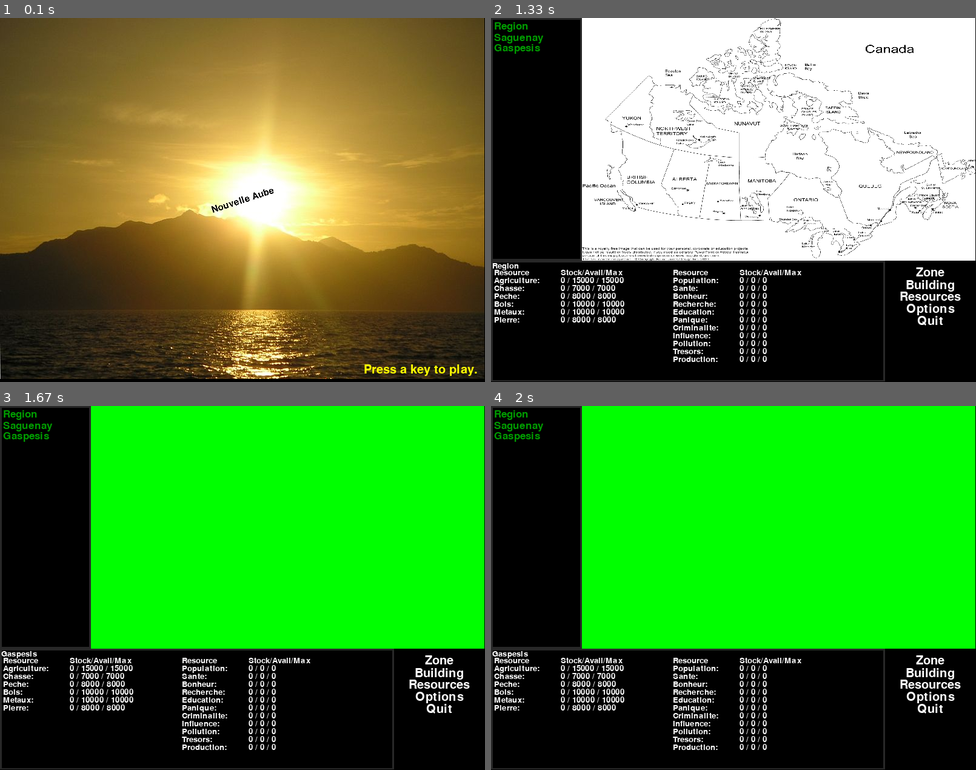
Above: before the commit, frames 1-4 (two rows, left to right).
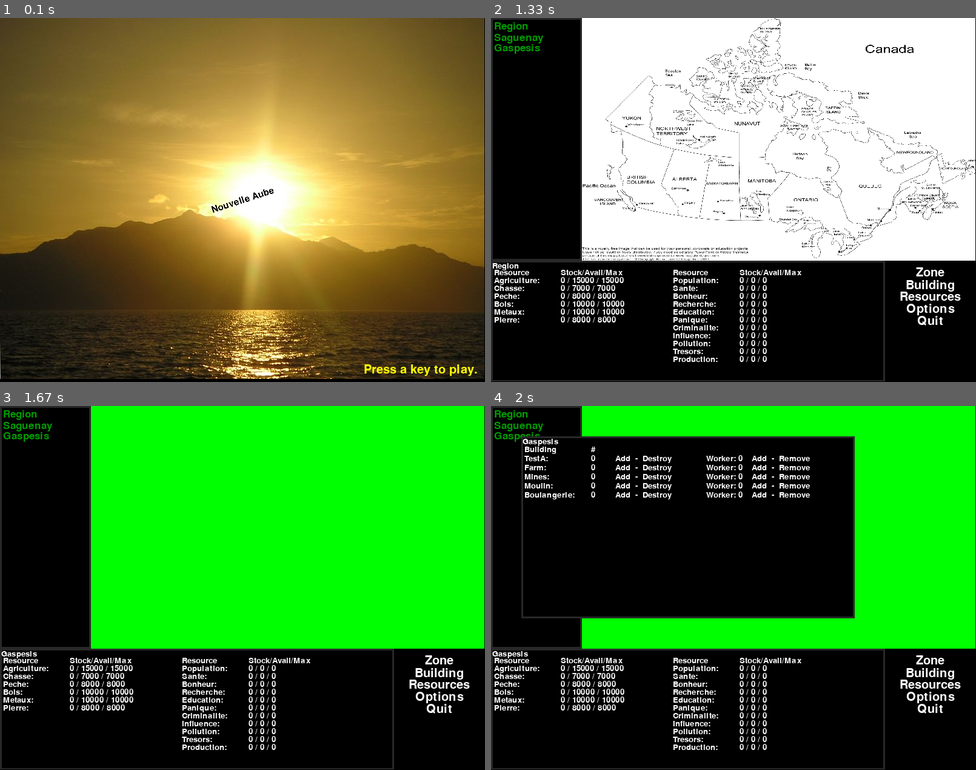
Above: after the commit, the same moments.

Repository: JeanGuilmette/NouvelleAube
Game: pygame game, started from src/Start.py
Same seed, same stepped clock (60 frames per second), same inputs: the game is played once before the commit and once after it.
Inputs (mouse positions are in pixels of both pictures, inside the frame that each line leads up to):
- Up to frame 1 (0.1 s): no input
- Up to frame 2 (1.33 s): click (733, 200) at 0.4 s; click "Start" at 0.73 s; click "Building" at 1.07 s
- Up to frame 3 (1.67 s): click (24, 435) at 1.38 s
- Up to frame 4 (2 s): click "Building" at 1.72 s

Frames 1-3 are identical in both runs. In frame 4, 29% of the frame differs, in the area x 6-75%, y 8-59%.

Commit message:
Integrate production of building  with Island class

Diff:
--- /dev/null
+++ b/src/BuildMenu.py
@@ -0,0 +1,139 @@
+from time import sleep
+__author__ = 'SJS'
+
+import pygame
+from defines import COLORS, FPS
+import Building
+
+
+class BuildMenu(object):
+
+    def __init__(self, display, zone, pos):
+        self.fpsClock = pygame.time.Clock()         # Timer to calculate time elapsed by turn
+        # Windows characteristic
+        self.bgColor = COLORS.BLACK
+        self.font = pygame.font.SysFont(None, 20)
+        self.fontColor = COLORS.WHITE
+        self.borderColor = COLORS.DARKGRAY
+
+        self.menuSurface = pygame.Surface( (pos[2], pos[3]) )
+        self.screen = display
+        self.menuPos = pos
+        self.menuCoord = [0, 0, pos[2], pos[3]]
+
+        self.quitFlag = False
+
+        # Build menu display
+        self.items = []
+        height = 15
+        posX = 0
+        for index, item in enumerate(Building.buildingDef):
+            posY = (index * height) + (height *2)
+            self.items.append([item, height, (posX, posY)])
+
+
+
+    def Draw(self, zone):
+        # Now re-open the window to display everything
+        #self.screen = pygame.rect.Rect(self.menuPos[0], self.menuPos[1], self.menuPos[2], self.menuPos[3])
+
+        # Show Zone name
+        pygame.draw.rect(self.menuSurface, self.bgColor, self.menuCoord, 0)
+        pygame.draw.rect(self.menuSurface, self.borderColor, self.menuCoord, 3)
+        # Zone name
+        label = self.font.render(zone.name, 1, self.fontColor)
+        self.menuSurface.blit(label, (2, 2))
+
+        # Display resource first columns
+        self.CreateColumsText(zone, 5)
+
+        self.screen.blit(self.menuSurface, (self.menuPos[0], self.menuPos[1]) )
+        pygame.display.flip()
+
+    def CreateColumsText(self, zone, posX):
+        label = self.font.render("Building", 1, self.fontColor)
+        height = label.get_rect().height
+        posY = height
+        self.menuSurface.blit(label, (posX, posY))
+
+        label = self.font.render("#", 1, self.fontColor)
+        self.menuSurface.blit(label, (posX+110, posY))
+
+        for index, nameBuilding in enumerate(Building.buildingDef):
+            resString = ("%s:" % (nameBuilding))
+            label = self.font.render(resString, 1, self.fontColor)
+            posY = (index * height) + (height *2)
+            self.menuSurface.blit(label, (posX, posY))
+
+            stock = zone.batiments[nameBuilding].numberBuilding
+            worker = zone.batiments[nameBuilding].worker
+
+            resString = ("%d" % (stock))
+            label = self.font.render(resString, 1, self.fontColor)
+            self.menuSurface.blit(label, (posX+110, posY))
+
+            resString = "Add  -  Destroy"
+            label = self.font.render(resString, 1, self.fontColor)
+            self.menuSurface.blit(label, (posX+150, posY))
+
+            resString = ("Worker: %d" % (worker))
+            label = self.font.render(resString, 1, self.fontColor)
+            self.menuSurface.blit(label, (posX+300, posY))
+
+            resString = "Add  -  Remove"
+            label = self.font.render(resString, 1, self.fontColor)
+            self.menuSurface.blit(label, (posX+375, posY))
+
+#             self.items[index] = [nameBuilding, height, (posX, posY)]
+
+    def validSelectedMenu(self, event):
+        # Read location and which buttons are down...
+        buttonPressed = event.dict["button"]
+        posX = event.dict["pos"][0] - self.menuPos[0]
+        posY = event.dict["pos"][1] - self.menuPos[1]
+
+        # First: Check Menus. Menus trump all.
+        for name, height, (posx, posy) in self.items:
+            if( (posY > posy) and (posY < (posy+height))):
+                if( (posX > 150) and (posX < 200) ):
+                    return name, "add"
+                if( (posX > 200) and (posX < 300) ):
+                    return name,"remove"
+                if( (posX > 375) and (posX < 425) ):
+                    return name, "worker add"
+                if( (posX > 475) and (posX < 525) ):
+                    return name,"worker remove"
+        return "none", "none"
+
+
+    def ValidPlayerInput(self, zone):
+        for event in pygame.event.get():
+            if event.type == pygame.QUIT:
+                self.quitFlag = True
+            else:
+                if event.type == pygame.MOUSEBUTTONDOWN:
+                    # First check the button of the build menu
+                    (building, action) = self.validSelectedMenu(event)
+                    if(building.lower() != "none"):
+                        print("Building windows action: %s" % (building))
+                        if(building.lower() == "quit"):
+                            self.quitFlag = True
+                        elif(action.lower() == "add"):
+                            print("construct building")
+                            zone.AddBuilding(building, (10,340))
+                        elif(action.lower() == "remove"):
+                            print("remove building")
+                            zone.RemoveBuilding(building)
+                        elif(action.lower() == "worker add"):
+                            print("add worker")
+                            zone.batiments[building].AddWorker()
+                        elif(action.lower() == "worker remove"):
+                            print("remove building")
+                            zone.batiments[building].RemoveWorker()
+
+    def Run(self, zone):
+        self.quitFlag = False
+        while(self.quitFlag is False):
+            self.fpsClock.tick(FPS)
+            self.Draw(zone)
+            self.ValidPlayerInput(zone)
--- a/src/Building.py
+++ b/src/Building.py
@@ -15,6 +15,7 @@
         self.image = buildingDef[name]["imgName"]        # Filename of image to represent building on map (on zoom information?)
         self.resType = buildingDef[name]["resType"]      #
         self.position = pos                              # Position of building on map (zone)
+        self.numberBuilding = 0                          # Number of building constructed in zone
         self.worker = 0                                  # Current number of worker affected to building
         self.workerMax = buildingDef[name]["workerMax"]  # Maximum number of worker that could work in this building
         self.secteur = buildingDef[name]["secteur"]      # Activity sector of the building
@@ -39,5 +40,23 @@
         return True if (self.worker > 0) else False
 
     def AssignWorker(self, nbrWorker):
-        self.worker = (self.worker + nbrWorker) if( (self.worker + nbrWorker) <= self.workerMax) else self.workerMax
+        limitMaxWorker = (self.workerMax * self.numberBuilding)
+        self.worker = (self.worker + nbrWorker) if( (self.worker + nbrWorker) <= limitMaxWorker ) else limitMaxWorker
         self.worker = self.worker if (self.worker >= 0) else 0
+
+    def Add(self, pos):
+        self.numberBuilding = self.numberBuilding + 1
+
+    def Remove(self):
+        self.numberBuilding = self.numberBuilding - 1
+        self.numberBuilding = self.numberBuilding if (self.numberBuilding >= 0) else 0
+        self.AssignWorker(0)
+
+    def AddWorker(self):
+        val = self.worker + 1
+        limitMaxWorker = self.workerMax * self.numberBuilding
+        self.worker = val if( val <= limitMaxWorker ) else limitMaxWorker
+
+    def RemoveWorker(self):
+        self.worker = self.worker - 1
+        self.worker = self.worker if (self.worker >= 0) else 0
--- a/src/EnjeuxSurvie.py
+++ b/src/EnjeuxSurvie.py
@@ -11,7 +11,8 @@
 import MapDisplay
 import yaml
 import Island
-
+import BuildMenu
+from time import sleep
 from defines import COLORS, FPS
 # from zone import ZoneModifier, Secteur
 
@@ -45,12 +46,15 @@
     def CreateAllMenu(self):
         # create build menu
         menu_items = ('Zone', 'Building', 'Resources', 'Options', 'Quit')
-        self.buildMenu = DockingMenu.DockingMenu(self.display.GetScreen(), menu_items, [650, 400, 150, 200])
+        self.buildMenu = DockingMenu.DockingMenu(self.GetMainWindow(), menu_items, [650, 400, 150, 200])
 
         # Create zone menu
-        self.zoneMenu = ZoneDisplay.ZoneDisplay(self.display.GetScreen(), self.island.secteur, [0, 0, 150, 400])
-        self.resourceMenu = ZoneStatusDisplay.ZoneStatusDisplay(self.display.GetScreen(), self.island.GetActiveZone(), [0, 400, 650, 200])
-        self.mapDisplay = MapDisplay.MapDisplay(self.display.GetScreen(), self.island.GetActiveZone(), [150, 0, 650, 400])
+        self.zoneMenu = ZoneDisplay.ZoneDisplay(self.GetMainWindow(), self.island.secteur, [0, 0, 150, 400])
+        self.resourceMenu = ZoneStatusDisplay.ZoneStatusDisplay(self.GetMainWindow(), self.island.GetActiveZone(), [0, 400, 650, 200])
+        self.mapDisplay = MapDisplay.MapDisplay(self.GetMainWindow(), self.island.GetActiveZone(), [150, 0, 650, 400])
+
+        # Create build menu
+        self.buildChoiceMenu = BuildMenu.BuildMenu(self.GetMainWindow(), self.island.GetActiveZone(), [50, 50, 550, 300])
 
     def DrawWorld(self):
         if (self.display.GetScreen() is not None):
@@ -78,7 +82,12 @@
                         print("Build menu action: %s" % (action))
                         if(action.lower() == "quit"):
                             self.quitFlag = True
-                        continue
+                        elif(action.lower() == "building"):
+                        	if(self.island.GetActiveZone().name.lower() != "region"):
+	                            print("Show building construction menu")
+	                            # Now re-open the window to display everything
+	                            self.display.SetWindow(0, 0, self.display.GetScreenWidth(), self.display.GetScreenHeight())
+	                            self.buildChoiceMenu.Run(self.island.GetActiveZone())
                     # If no button pressed, check for button in ZoneMenu
                     zone = self.zoneMenu.validSelectedMenu(event)
                     if(zone.lower() != "none"):
--- a/src/Island.py
+++ b/src/Island.py
@@ -52,6 +52,9 @@
                 popMax += self.secteur[zone].GetMaxPopulation()
         return popMax
 
+    def AddBuilding(self, zoneName, buildingName, pos):
+        self.secteur[zoneName].AddBuilding(buildingName, pos)
+
     def UpdateProd(self):
         for zone in self.secteur:
             if(zone != "Region"):
--- a/src/zone.py
+++ b/src/zone.py
@@ -46,12 +46,19 @@
 
         self.ConstructResourcesList(resList)
 
+        for buildingType in Building.buildingDef:
+            pos = (0,0)
+            self.batiments[buildingType] = Building.Batiment(buildingType, pos)
+
     def ConstructResourcesList(self, resList):
         for resName in resList:
             self.resources[resName] = resources.Resource(resName)
 
     def AddBuilding(self, buildingType, pos):
-        self.batiments[buildingType] = Building.Batiment(buildingType, pos)
+        self.batiments[buildingType].Add(pos)
+
+    def RemoveBuilding(self, buildingType):
+        self.batiments[buildingType].Remove()
 
     def draw(self):
         if(self.name.lower() == "region"):
--- a/test/test_island.py
+++ b/test/test_island.py
@@ -25,4 +25,20 @@
         self.assertEqual(0, i.GetCurrentPopulation())
         self.assertEqual(200000, i.GetPopulationMax())
 
+
+        self.assertEqual(0, i.GetActiveZone().resources["Agriculture"].stock)
+        self.assertEqual(0, i.GetActiveZone().resources["Chasse"].stock)
+        self.assertEqual(0, i.GetActiveZone().resources["Peche"].stock)
+        self.assertEqual(0, i.GetActiveZone().resources["Bois"].stock)
+        self.assertEqual(0, i.GetActiveZone().resources["Metaux"].stock)
+
+        i.SetActiveZone("Saguenay")
+        i.GetActiveZone().AddBuilding("Farm", (0,56))
+        i.GetActiveZone().batiments["Farm"].AssignWorker(4)
         i.UpdateProd()
+
+        self.assertEqual(3, i.GetActiveZone().resources["Agriculture"].stock)
+        self.assertEqual(0, i.GetActiveZone().resources["Chasse"].stock)
+        self.assertEqual(0, i.GetActiveZone().resources["Peche"].stock)
+        self.assertEqual(0, i.GetActiveZone().resources["Bois"].stock)
+        self.assertEqual(0, i.GetActiveZone().resources["Metaux"].stock)
